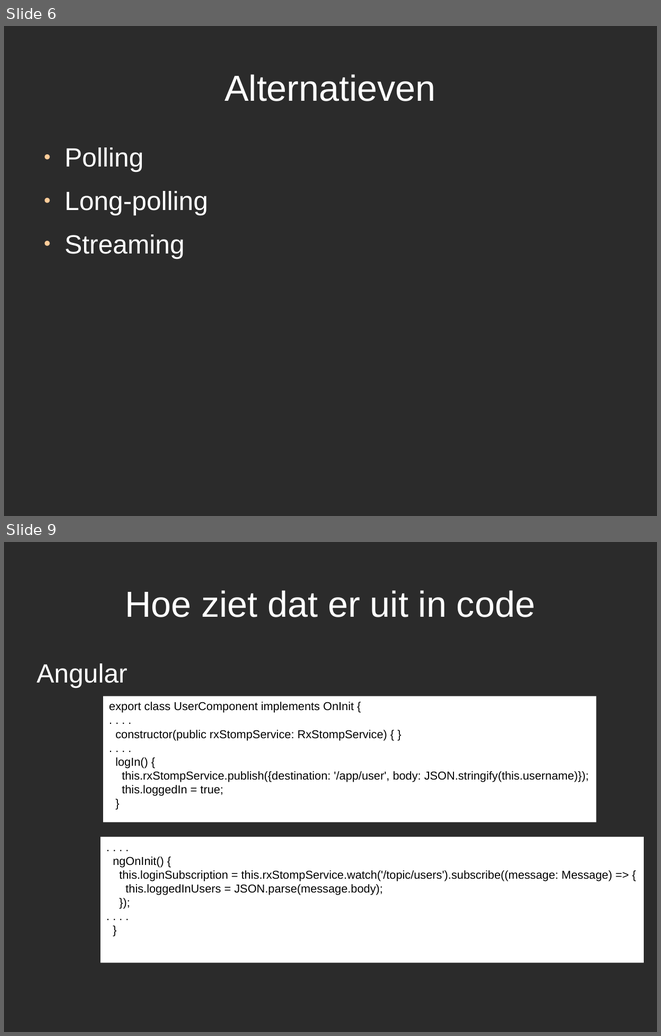
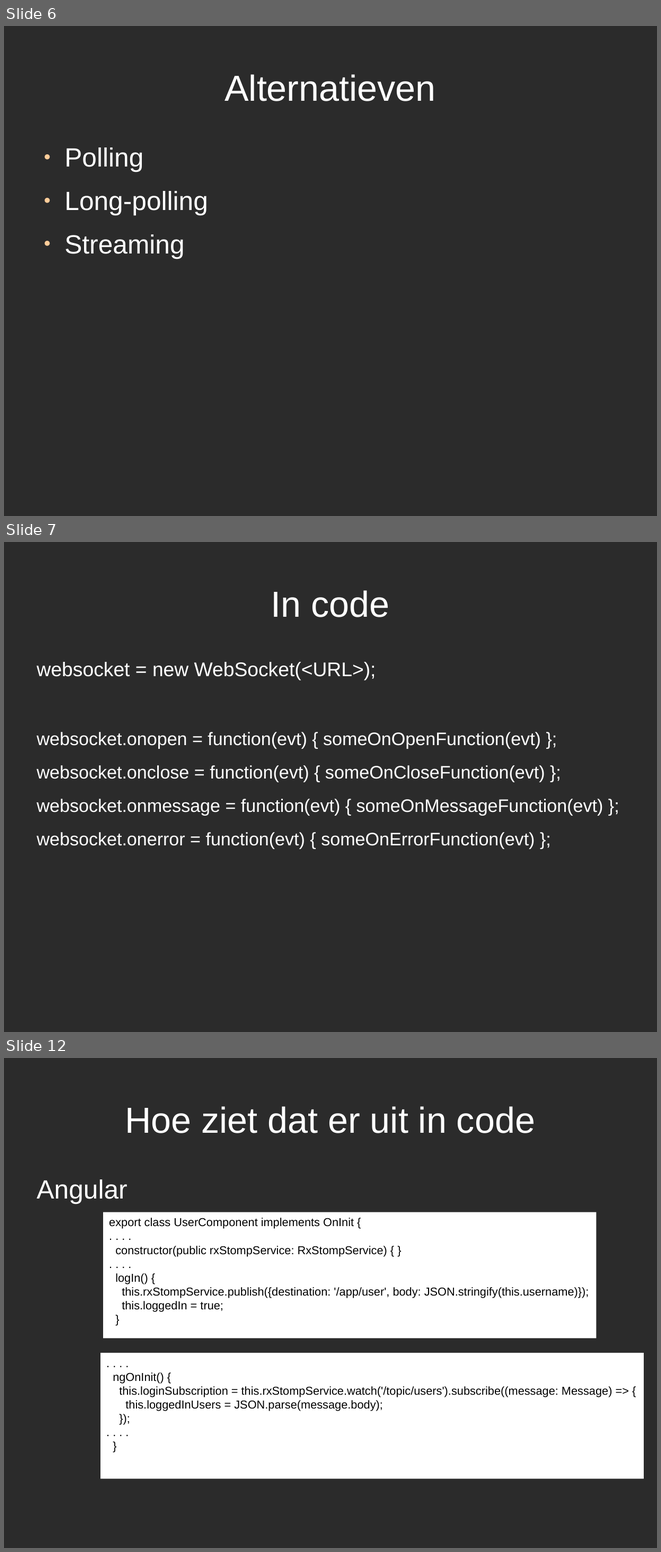
Before and after one commit to jwiggers/demo1, a slide deck: Workshop_Websockets.odp. Shown one above the other, each under a label of ours: slides 6 and 9 before the commit, slides 6, 7 and 12 after it; the slides between them are not shown. The pictures are 661x1036 and 661x1552 pixels, drawn with LibreOffice and Linux fonts; fonts in the diff are those of the drawing; background and template pictures are left out; a plain dark background stands for a picture behind light text. Boxes give left, top, right and bottom in pixels: in the first picture for what was removed or moved away, otherwise in the second. Text is boxed around its words. In the diff, an @@ line names an element or a change of style, - is before the commit and + after.

```diff
--- a/Workshop_Websockets.odp
+++ b/Workshop_Websockets.odp
@@ slide 7 added at (4,542,657,1032), background picture (left out) @@
@@ title added at (271,590,390,617), 44 pt, text #FFFFFF @@
+In code
@@ text added at (37,662,603,849), 22 pt, text #FFFFFF @@
+websocket = new WebSocket(<URL>);
+websocket.onopen = function(evt) { someOnOpenFunction(evt) };
+websocket.onclose = function(evt) { someOnCloseFunction(evt) };
+websocket.onmessage = function(evt) { someOnMessageFunction(evt) };
+websocket.onerror = function(evt) { someOnErrorFunction(evt) };
@@ what was slide 9 is now slide 12 @@
```
Also in this commit, not shown: 1 slide changed, 3 other slides added, 1 slide removed, 6 other files.
